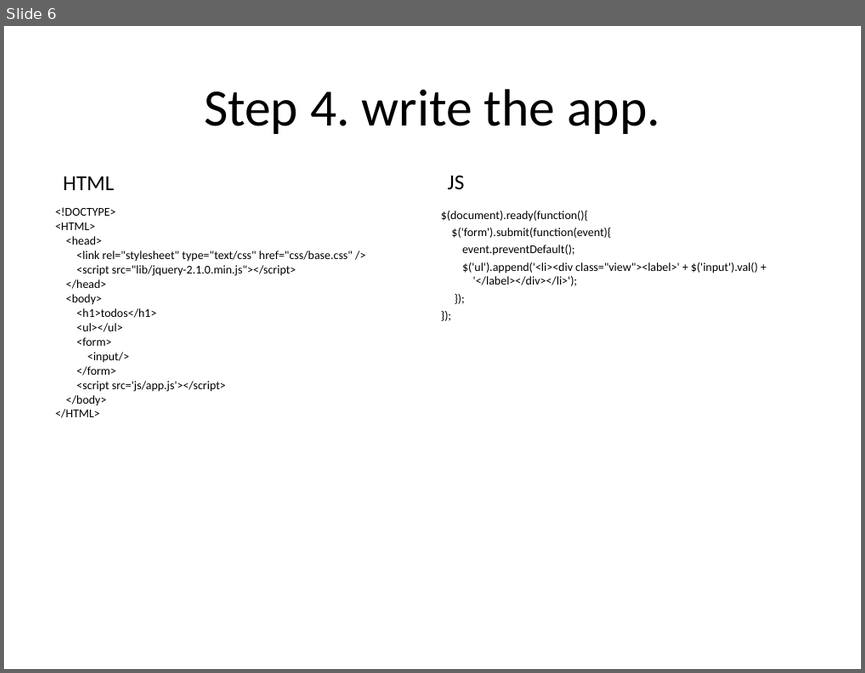
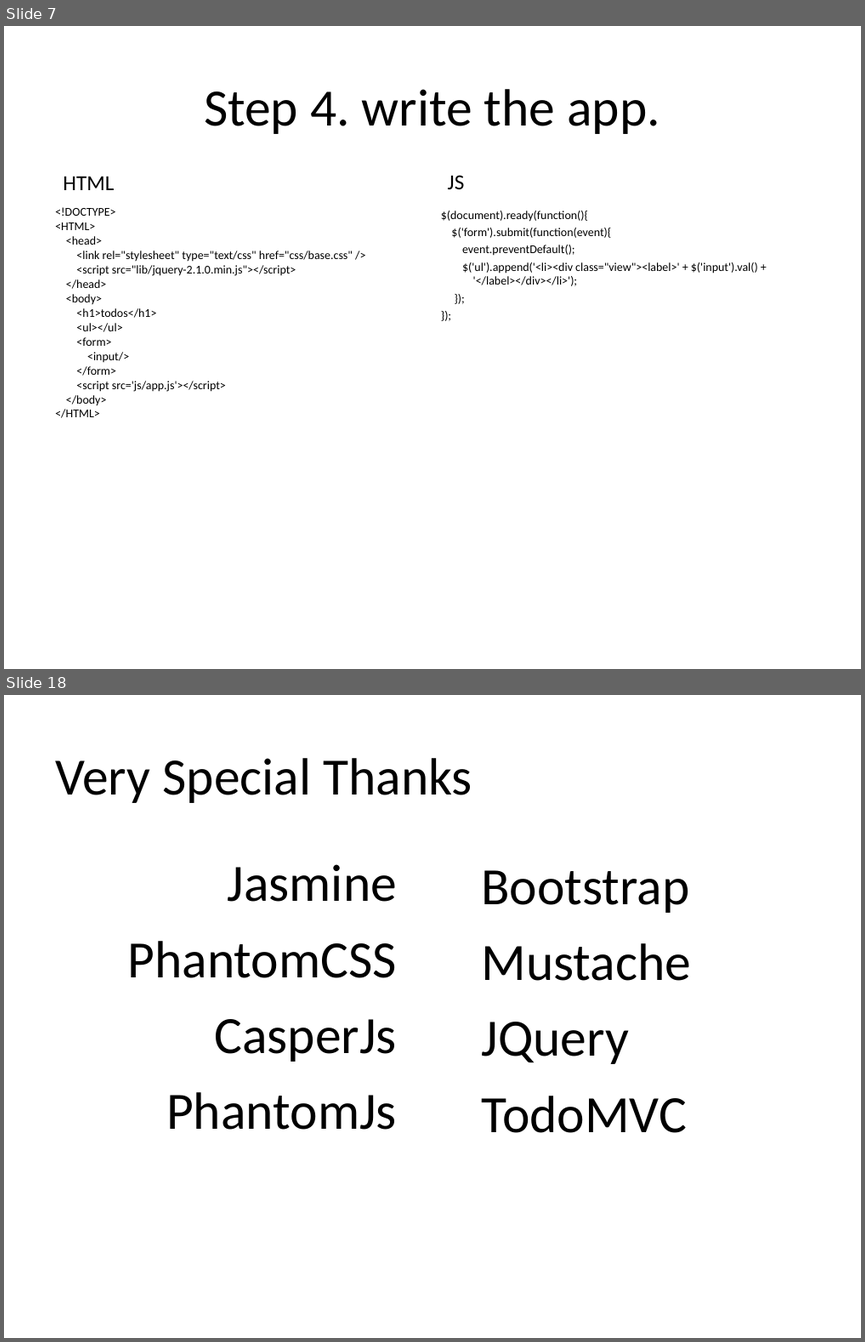
Before and after one commit to ov0364/xp2014_todos, a slide deck: Storyboarding meets BDD.ppt. Shown one above the other, each under a label of ours: slide 6 before the commit, slides 7 and 18 after it; the slides between them are not shown. The pictures are 865x673 and 865x1342 pixels, drawn with LibreOffice and Linux fonts; fonts in the diff are those of the drawing. Boxes give left, top, right and bottom in pixels: in the first picture for what was removed or moved away, otherwise in the second. Text is boxed around its words. In the diff, an @@ line names an element or a change of style, - is before the commit and + after.

```diff
--- a/Storyboarding meets BDD.ppt
+++ b/Storyboarding meets BDD.ppt
@@ slide 18 added at (x1=4, y1=695, x2=861, y2=1338), background #FFFFFF @@
@@ title added at (x1=55, y1=758, x2=472, y2=803), 44 pt, text #000000 @@
+Very Special Thanks
@@ text added at (x1=127, y1=864, x2=397, y2=1129), 44 pt, text #000000 @@
+Jasmine
+PhantomCSS
+CasperJs
+PhantomJs
@@ text added at (x1=482, y1=870, x2=692, y2=1133), 44 pt, text #000000 @@
+Bootstrap
+Mustache
+JQuery
+TodoMVC
@@ what was slide 6 is now slide 7 @@
```
Also in this commit, not shown: 9 slides changed, 5 other slides added, 1 slide removed, 10 other files.
